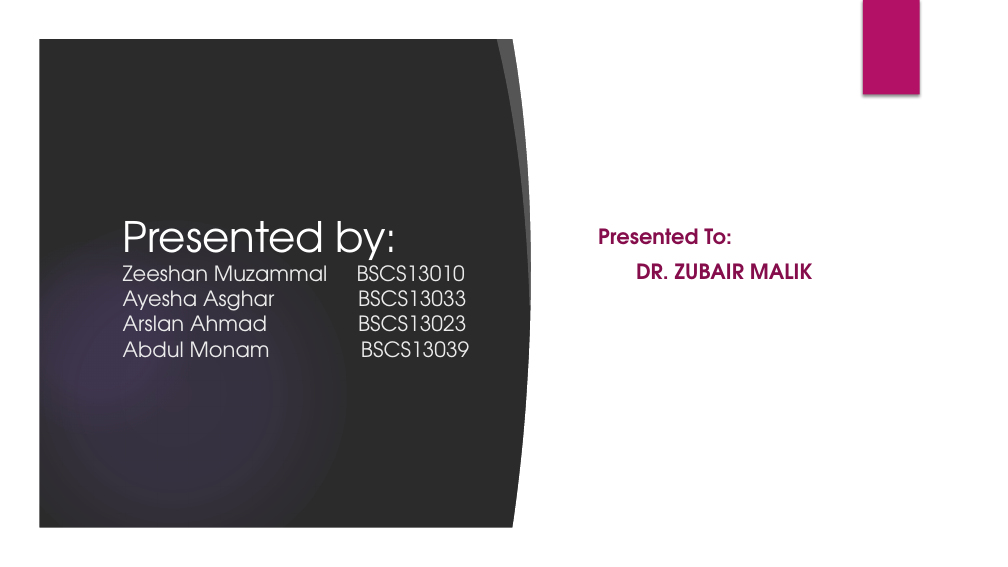
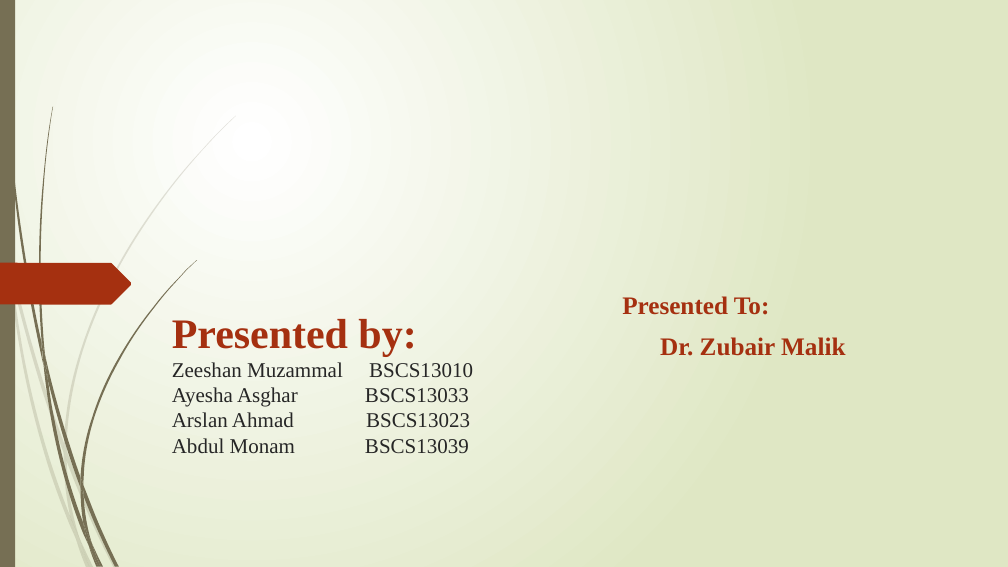
Before and after one commit to Zeeshanily/Citizen-Journalism, a slide deck: slide 1 of pj-task 2/Presentation.pptx. Drawn at 1008x567 pixels with LibreOffice and Linux fonts; fonts in the diff are those of the drawing; background and template pictures are left out; a plain dark background stands for a picture behind light text. Boxes give left, top, right and bottom in pixels: in the first picture for what was removed or moved away, otherwise in the second. Text is boxed around its words. In the diff, an @@ line names an element or a change of style, - is before the commit and + after.

```diff
--- a/pj-task 2/Presentation.pptx
+++ b/pj-task 2/Presentation.pptx
@@ background picture (left out) to gradient #FFFFFF to #DFE8C4 @@
@@ group removed at bbox=[0, 0, 1008, 567]: 4 ellipses, 3 freeform shapes, 1 rectangle @@
@@ rectangle added at bbox=[0, 0, 15, 567], fill #766F54 @@
@@ rectangle removed at bbox=[863, 0, 920, 95] @@
@@ freeform shape added at bbox=[0, 263, 132, 305], fill #A53010 @@
@@ title "Presented by: Zeeshan Muzammal BSCS13010 ...": place and size @@
-title "Presented by: Zeeshan Muzammal BSCS13010 ..." at bbox=[123, 221, 469, 358]
+title "Presented by: Zeeshan Muzammal BSCS13010 ..." at bbox=[172, 319, 469, 453]
@@ title "Presented by: Zeeshan Muzammal BSCS13010 ..." at bbox=[172, 319, 469, 453]: font TeX Gyre Adventor to Times New Roman; text colour #FFFFFF to #A53010, bold on in "Presented by:"; text colour #EBEBEB to #262626 in "Zeeshan Muzammal BSCS13010 Ayesha Asghar BSCS13033 Arslan ..."; vertical alignment middle to bottom @@
@@ text "Presented To:": place and size @@
-text "Presented To:" at bbox=[598, 228, 813, 280]
+text "Presented To:" at bbox=[622, 296, 845, 356]
@@ text "Presented To:" at bbox=[622, 296, 845, 356]: vertical alignment middle to top @@
@@ text at bbox=[622, 296, 769, 315]: size 20 to 24 pt, font TeX Gyre Adventor to Times New Roman, text colour #860D4C to #A53010 in "Presented To:" @@
@@ text at bbox=[660, 337, 845, 356]: text changed; size 20 to 24 pt; font TeX Gyre Adventor to Times New Roman; text colour #860D4C to #A53010 @@
-DR. ZUBAIR MALIK
+Dr. Zubair Malik
@@ group added at bbox=[0, 116, 236, 567]: 10 freeform shapes @@
@@ group added at bbox=[2, 0, 197, 567]: 12 freeform shapes @@
```
Also in this commit, not shown: 20 other slides changed, 5 slides added, 2 other files.
